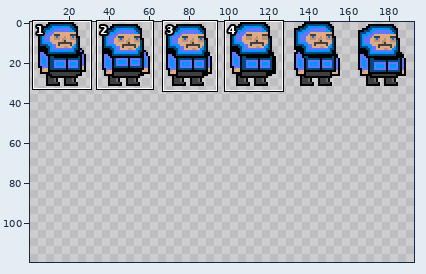
Two states of a sprite sheet, Assets/Sprites/SpriteSprite.png. Above, an overview of the earlier version with the close-up marked.
Close-up. As it was:
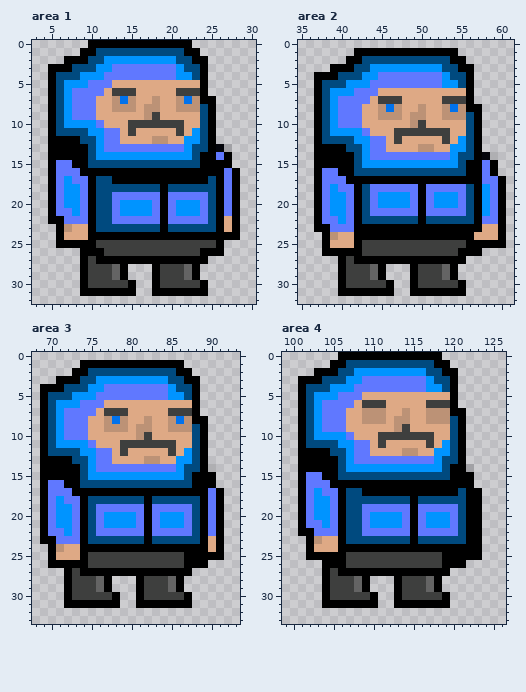
The file is 256x224 pixels. Colours within 5 levels of each other are drawn and written as one. Shown: area 1: x 3..30, y 0..32; area 2: x 35..61, y 0..32; area 3: x 68..93, y 0..33; area 4: x 99..126, y 0..33. The wide view leaves out empty margins. The commit also changed other parts of the picture, which this record leaves out.
The result:
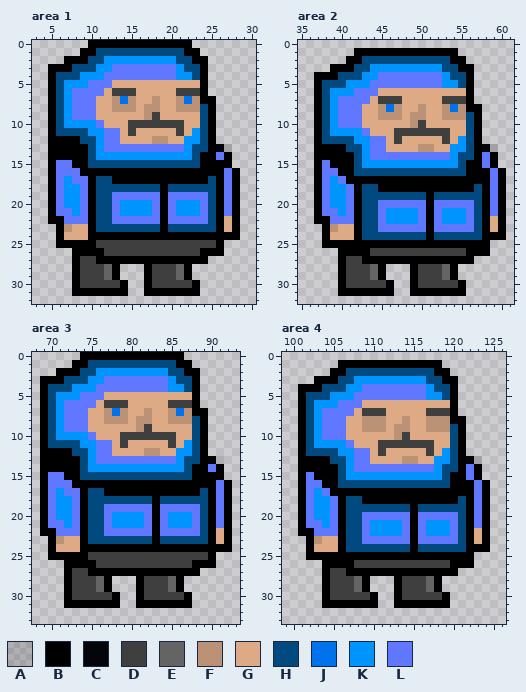
Palette (. is transparent): A #00000025  B #000000  C #04050b  D #3e3f3e  E #646464  F #bc9276  G #dea985  H #004a7f  J #0072ec  K #0094ff  L #6078ff
Diff:
Changed rows in their new state; - is an unchanged pixel.
Area 1:
first column x 8:
26 B----------------
27 BD---------------
28 BD--EB.--BD--EB.-
29 BD--EB.--BD--EB.-
30 BD----B.-BD----B.
31 B------.-B------.
Area 2:
first column x 37:
13 ---------------------CA-
14 ---------------------LB-
15 -L----------------------
16 ---------------------BLB
17 --K------------------B--
18 ---K---HBBBBB-BBBBBBHB--
19 -------HHHHHHHBHHHH-HB--
20 -------HLLLL-LBLLL-LHB--
21 --L----H-KKKKLB-KKKLHB--
22 -B-L----LKKKKLBLKKKLHBG-
23 .-FGG-HHLLLLLL-LLLLLHB--
24 --G---HHHHHHHH-HHHHHHBB-
25 --BBB-BBBBBBBBBBBBB---..
26 -..---B-----------D--B--
27 -----D-------------B----
Area 3:
first column x 69:
 0 -----BBBBBBBBBBBBB------
 1 ----B-HHHHHHHHHHH-B-----
 2 --BB-H-KKKKKKKKK-H-B----
 3 BB-HH-K-LLLLLLLLK-H-----
 4 -HH-KK-L---------K------
 5 --KK-LL-GGGGGGGGGGG-----
 6 ---LL--GDDD-----DDD-----
 7 ------G-FJF--F--FJF-B---
 8 ---------F--F----F-H----
 9 --------GGG--D--GGG-----
10 ---KKKL---DDD-DDD-------
11 --HHH-KLL--GGGGG--K-----
12 -BBB-H----G--FF-GK------
13 ----B----LLLLLLLL-H--CA-
14 -------KKKKKKKKKK--B-LB-
15 -LL---HHHHHHHHHHHH----B-
16 ---L-BBBBBBBBBBBBBB---LB
17 --K-L-HH------------HBLB
18 ---K---------HB-----HBLB
19 -------H-----LB----LHBLB
20 -------HL---KLBL--KLHBLB
21 --L----HL---KLBL--KLHBLB
22 -B-L---H-----LB----LHBGB
23 .-FGG--------HB-----HBGB
24 --G------------------B-B
25 --BBB-------------DDD-.-
26 -..---B-----------D--B--
27 -----D-------------B----
Area 4:
first column x 101:
 0 -----.............------
 1 ----.-BBBBBBBBBBB-.-----
 2 --..-B-HHHHHHHHH-B-.----
 3 ..-BB-H-KKKKKKKKH-B-----
 4 -BB-HH-K---------H------
 5 --HH-KK-LLLLLLLLKKH-----
 6 ---KK--LGGG-----GGG-----
 7 ------L-DDD--G--DDD-.---
 8 ------------G------B----
 9 --------FFF--F--FFF-----
10 ---LLLG---GGF-GGG-------
11 --KKK-LGG--DDDDD--G-----
12 -HHH-K----D--GG-DG------
13 ----H----GGGGFFGG-K--CA-
14 -------LLLLLLLLLL--H-LB-
15 --B---KKKKKKKKKKKK---LB-
16 ---B-HHHHHHHHHHHHHH---LB
17 ----B-BB------------B-LB
18 --------BBBBBB-BBBBB--LB
19 --------HHHHHH-HHHHH--LB
20 ---------LLLL---LLL---LB
21 ----------------------LB
22 ---------KKKK---KKK---GB
23 --------LLLLLL-LLLLL--GB
24 ------HHHHHHHH-HHHHHH--B
25 ------BBBBBBBBBBBB----.-
26 ------B-----------D--B--
27 -----D-------------B----
Where, in picture pixels (left, top, right, bottom), the same in both close-ups:
changed: (72, 248, 208, 296)
changed: (314, 144, 506, 264)
changed: (40, 352, 232, 576)
changed: (298, 352, 490, 576)
